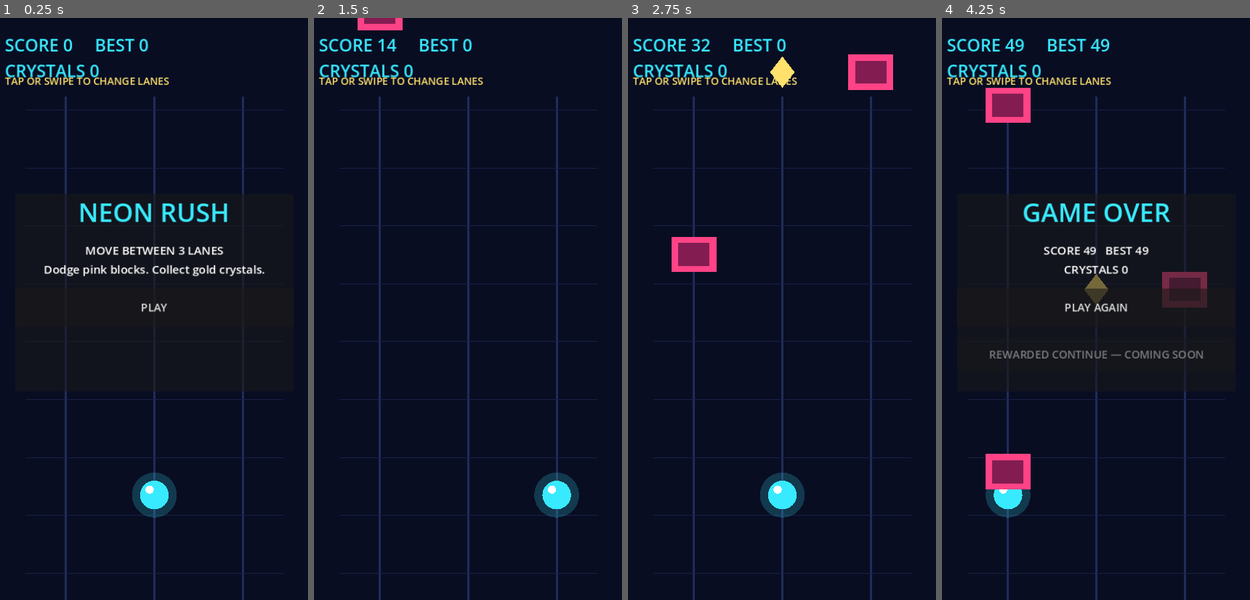
Above: before the commit, frames 1-4 (left to right).
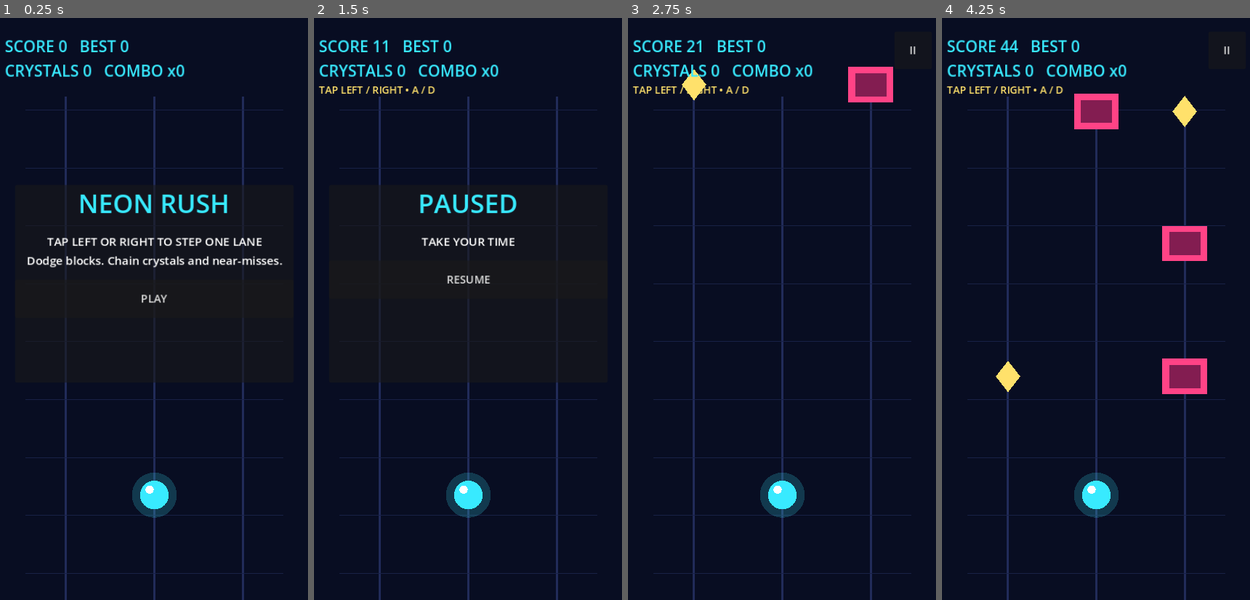
Above: after the commit, the same moments.

Repository: JoshKing15/neon-rush-android
Game: Godot game, scene res://scenes/main.tscn
The game is run twice, just before and just after one commit, with the same random seed, the same clock (stepped at 60 frames per second) and the same inputs.
Inputs (mouse positions are in pixels of both pictures, inside the frame that each line leads up to):
- Up to frame 1 (0.25 s): no input
- Up to frame 2 (1.5 s): click "PLAY" at 0.5 s; click (600, 52) at 1.25 s, where only the run after the commit has a clickable "II"
- Up to frame 3 (2.75 s): click (782, 279) at 2 s, where only the run after the commit has a clickable "RESUME"
- Up to frame 4 (4.25 s): move the mouse to (1166, 279) at 2.77 s; hold D (move_right) 2.78-3.5 s; click (1166, 279) at 2.92 s; drag from (1031, 338) to (1080, 425) at 3.52 s

The runs differ from the first frame. In frame 1, 5.4% of the frame differs, in the area x 1-92%, y 3-65%; in frame 2, 6.2%; in frame 3, 4.1%; in frame 4, 12%, in the area x 1-94%, y 3-86%.

Commit message:
Implement v0.2 safer gameplay, lane controls, patterns and combos

Diff:
--- a/scripts/game.gd
+++ b/scripts/game.gd
@@ -1,6 +1,6 @@
 extends Node2D
-## Neon Rush v0.1: asset-free 3-lane survival game.
-## This prototype does not request or display real advertisements.
+## Neon Rush v0.2 — safer collisions, responsive movement, pattern tiers, combos.
+## Ads are intentionally NOT integrated in this prototype.
 
 const WIDTH := 480.0
 const HEIGHT := 854.0
@@ -11,19 +11,39 @@
 const CYAN := Color("38eaff")
 const PINK := Color("ff4386")
 const GOLD := Color("ffe16b")
-
+const HIT_Y := 35.0
+const HIT_X := 44.0
+const NEAR_X := 145.0
+const MOVE_SPEED := 1800.0
+const ROW_GAP := 190.0
+
+# Every row uses X=block, .=open; C marks a collectible in an open lane.
+# Rows are scheduled sequentially; a path must exist for one-step movement.
+const EASY := [["X.."], [".X."], ["..X"], ["X.C"], ["C.X"]]
+const MEDIUM := [["XX."], ["X.X"], [".XX"], ["X..", ".X."], ["..X", ".X."], [".X.", "X.."]]
+const HARD := [["XX.", ".X.", "X.."], [".XX", "X..", "..X"], ["X.X", ".X.", "X.X"], ["..X", "X..", "..X"]]
+
+var rng := RandomNumberGenerator.new()
+var objects: Array[Dictionary] = []
 var lane := 1
-var objects: Array[Dictionary] = []
-var spawn_clock := 0.0
+var player_x := 240.0
 var elapsed := 0.0
+var spawn_clock := 0.9
 var score_fraction := 0.0
 var score := 0
 var best := 0
 var crystals := 0
+var combo := 0
 var speed := 270.0
 var running := false
+var paused := false
 var game_over := false
 var continued := false
+var retry_lock := 0.0
+var invulnerable := 0.0
+var last_hud := ""
+var last_safe_lane := 1
+var queued_rows: Array[String] = []
 var hud: Label
 var hint: Label
 var overlay: PanelContainer
@@ -31,156 +51,272 @@
 var subtitle_label: Label
 var play_button: Button
 var reward_button: Button
-var rng := RandomNumberGenerator.new()
+var pause_button: Button
 
 func _ready() -> void:
 	rng.randomize()
 	_load_best()
 	_build_ui()
-	_show_menu("NEON RUSH", "MOVE BETWEEN 3 LANES\nDodge pink blocks. Collect gold crystals.", "PLAY")
+	_show_menu("NEON RUSH", "TAP LEFT OR RIGHT TO STEP ONE LANE\nDodge blocks. Chain crystals and near-misses.", "PLAY")
 
 func _build_ui() -> void:
 	var layer := CanvasLayer.new()
 	add_child(layer)
-
 	hud = Label.new()
-	hud.position = Vector2(20, 22)
-	hud.add_theme_font_size_override("font_size", 25)
+	hud.position = Vector2(20, 25)
+	hud.add_theme_font_size_override("font_size", 23)
 	hud.add_theme_color_override("font_color", CYAN)
 	layer.add_child(hud)
 
 	hint = Label.new()
-	hint.position = Vector2(20, 82)
+	hint.position = Vector2(20, 95)
 	hint.add_theme_font_size_override("font_size", 15)
 	hint.add_theme_color_override("font_color", GOLD)
-	hint.text = "TAP OR SWIPE TO CHANGE LANES"
 	layer.add_child(hint)
 
+	pause_button = Button.new()
+	pause_button.text = "II"
+	pause_button.position = Vector2(405, 20)
+	pause_button.custom_minimum_size = Vector2(55, 55)
+	pause_button.pressed.connect(_toggle_pause)
+	pause_button.visible = false
+	layer.add_child(pause_button)
+
 	overlay = PanelContainer.new()
-	overlay.position = Vector2(35, 258)
+	overlay.position = Vector2(35, 245)
 	overlay.custom_minimum_size = Vector2(410, 290)
 	layer.add_child(overlay)
-
 	var stack := VBoxContainer.new()
 	stack.add_theme_constant_override("separation", 16)
 	overlay.add_child(stack)
-
 	title_label = Label.new()
 	title_label.horizontal_alignment = HORIZONTAL_ALIGNMENT_CENTER
 	title_label.add_theme_font_size_override("font_size", 38)
 	title_label.add_theme_color_override("font_color", CYAN)
 	stack.add_child(title_label)
-
 	subtitle_label = Label.new()
 	subtitle_label.horizontal_alignment = HORIZONTAL_ALIGNMENT_CENTER
 	subtitle_label.add_theme_font_size_override("font_size", 17)
 	stack.add_child(subtitle_label)
-
 	play_button = Button.new()
-	play_button.custom_minimum_size.y = 56.0
-	play_button.pressed.connect(start_game)
+	play_button.custom_minimum_size.y = 56
+	play_button.pressed.connect(_primary_action)
 	stack.add_child(play_button)
-
 	reward_button = Button.new()
-	reward_button.text = "REWARDED CONTINUE — COMING SOON"
-	reward_button.custom_minimum_size.y = 50.0
+	reward_button.text = "REWARDED CONTINUE — NOT ENABLED"
 	reward_button.disabled = true
+	reward_button.visible = false
 	stack.add_child(reward_button)
-
 	_refresh_hud()
 
 func _show_menu(heading: String, message: String, action: String) -> void:
 	title_label.text = heading
 	subtitle_label.text = message
 	play_button.text = action
-	reward_button.visible = game_over and not continued
 	overlay.visible = true
+	pause_button.visible = false
+	reward_button.visible = false
+
+func _primary_action() -> void:
+	if retry_lock > 0.0:
+		return
+	if paused:
+		_resume()
+	else:
+		start_game()
 
 func start_game() -> void:
 	lane = 1
+	player_x = LANES[lane]
+	last_safe_lane = 1
 	objects.clear()
-	spawn_clock = 0.8
+	queued_rows.clear()
 	elapsed = 0.0
+	spawn_clock = 0.9
 	score_fraction = 0.0
 	score = 0
 	crystals = 0
+	combo = 0
 	speed = 270.0
 	running = true
+	paused = false
 	game_over = false
 	continued = false
-	hint.text = "TAP OR SWIPE TO CHANGE LANES"
+	invulnerable = 0.0
+	retry_lock = 0.0
+	hint.text = "TAP LEFT / RIGHT • A / D"
 	overlay.visible = false
+	pause_button.visible = true
 	_refresh_hud()
 	queue_redraw()
 
 func _process(delta: float) -> void:
-	if not running:
-		return
-
-	elapsed += delta
-	score_fraction += delta * 15.0
+	if retry_lock > 0.0:
+		retry_lock = maxf(0.0, retry_lock - delta)
+		if retry_lock <= 0.0 and game_over:
+			play_button.disabled = false
+	if not running or paused:
+		return
+
+	# Cap simulation delta to avoid collision tunnelling and huge resume jumps.
+	var dt := minf(delta, 0.05)
+	elapsed += dt
+	invulnerable = maxf(0.0, invulnerable - dt)
+	player_x = move_toward(player_x, LANES[lane], MOVE_SPEED * dt)
+	score_fraction += dt * (15.0 + float(mini(combo, 10)))
 	var gained := int(floor(score_fraction))
 	if gained > 0:
 		score += gained
 		score_fraction -= float(gained)
 
-	speed = minf(690.0, 270.0 + elapsed * 9.0)
-	spawn_clock -= delta
+	# Speed rises with time; later tiers introduce more difficult patterns.
+	speed = minf(680.0, 270.0 + elapsed * 7.0)
+	spawn_clock -= dt
 	if spawn_clock <= 0.0:
-		_spawn_wave()
-		spawn_clock = maxf(0.36, 0.95 - elapsed * 0.012)
+		_spawn_row()
+		# Maintain a fixed spatial gap so high speeds do not make patterns impossible.
+		spawn_clock = ROW_GAP / speed
 
 	for i in range(objects.size() - 1, -1, -1):
 		var obj: Dictionary = objects[i]
-		obj["y"] = float(obj["y"]) + speed * delta
-		objects[i] = obj
-		if absf(float(obj["y"]) - PLAYER_Y) < 35.0 and int(obj["lane"]) == lane:
-			if obj["kind"] == "block":
-				_end_game()
-				break
-			else:
-				crystals += 1
-				score += 50
-				objects.remove_at(i)
-		elif float(obj["y"]) > HEIGHT + 70.0:
+		var previous_y: float = float(obj["y"])
+		var next_y: float = previous_y + speed * dt
+		obj["y"] = next_y
+		var crosses := previous_y <= PLAYER_Y + HIT_Y and next_y >= PLAYER_Y - HIT_Y
+		var dx := absf(player_x - LANES[int(obj["lane"])])
+		if crosses and obj["kind"] == "block" and dx <= HIT_X and invulnerable <= 0.0:
+			objects[i] = obj
+			_end_game()
+			break
+		if crosses and obj["kind"] == "crystal" and dx <= HIT_X:
+			crystals += 1
+			combo += 1
+			score += 50 * mini(combo, 5)
+			hint.text = "CRYSTAL COMBO x%d" % mini(combo, 5)
 			objects.remove_at(i)
+			continue
+		if previous_y <= PLAYER_Y and next_y > PLAYER_Y and obj["kind"] == "block" and not bool(obj.get("near", false)):
+			if dx > HIT_X and dx <= NEAR_X:
+				obj["near"] = true
+				combo += 1
+				score += 25 * mini(combo, 5)
+				hint.text = "NEAR MISS! COMBO x%d" % mini(combo, 5)
+		if next_y > HEIGHT + 70.0:
+			objects.remove_at(i)
+		else:
+			objects[i] = obj
 
 	_refresh_hud()
 	queue_redraw()
 
-func _spawn_wave() -> void:
-	# One obstacle per wave guarantees two safe lanes.
-	var blocked := rng.randi_range(0, 2)
-	objects.append({"lane": blocked, "y": -50.0, "kind": "block"})
-	if rng.randf() < 0.7:
-		var crystal_lane := (blocked + rng.randi_range(1, 2)) % 3
-		objects.append({"lane": crystal_lane, "y": -50.0, "kind": "crystal"})
+func _spawn_row() -> void:
+	if queued_rows.is_empty():
+		var tier := 0
+		if elapsed >= 60.0:
+			tier = 2
+		elif elapsed >= 25.0:
+			tier = 1
+		var patterns: Array = EASY if tier == 0 else (MEDIUM if tier == 1 else HARD)
+		var candidates: Array = []
+		for pattern in patterns:
+			if _pattern_reachable(pattern, last_safe_lane):
+				candidates.append(pattern)
+		if candidates.is_empty():
+			queued_rows.append("...")
+		else:
+			var selected: Array = candidates[rng.randi_range(0, candidates.size() - 1)]
+			for row in selected:
+				queued_rows.append(row)
+	var row: String = queued_rows.pop_front()
+	var safe: Array[int] = []
+	for n in range(3):
+		if row.substr(n, 1) != "X":
+			safe.append(n)
+		else:
+			objects.append({"lane": n, "y": -55.0, "kind": "block", "near": false})
+	# Prefer reachable safe lane closest to previous planned path.
+	var reachable: Array[int] = []
+	for n in safe:
+		if absi(n - last_safe_lane) <= 1:
+			reachable.append(n)
+	if not reachable.is_empty():
+		last_safe_lane = reachable[rng.randi_range(0, reachable.size() - 1)]
+	if safe.size() > 0:
+		var crystal_lane: int = safe[rng.randi_range(0, safe.size() - 1)]
+		if row.contains("C"):
+			crystal_lane = row.find("C")
+		if rng.randf() < 0.75:
+			objects.append({"lane": crystal_lane, "y": -55.0, "kind": "crystal"})
+
+func _pattern_reachable(pattern: Array, initial_lane: int) -> bool:
+	var reachable: Array[int] = [initial_lane]
+	for row in pattern:
+		var next_lanes: Array[int] = []
+		for n in range(3):
+			if row.substr(n, 1) == "X":
+				continue
+			for previous in reachable:
+				if absi(n - previous) <= 1 and not next_lanes.has(n):
+					next_lanes.append(n)
+		if next_lanes.is_empty():
+			return false
+		reachable = next_lanes
+	return true
 
 func _end_game() -> void:
 	running = false
 	game_over = true
+	combo = 0
 	if score > best:
 		best = score
 		_save_best()
 	_show_menu("GAME OVER", "SCORE %d   BEST %d\nCRYSTALS %d" % [score, best, crystals], "PLAY AGAIN")
+	# Prevent a death-time tap from instantly triggering a restart.
+	retry_lock = 0.65
+	play_button.disabled = true
 
 func _refresh_hud() -> void:
-	if hud != null:
-		hud.text = "SCORE %d     BEST %d\nCRYSTALS %d" % [score, best, crystals]
+	var value := "SCORE %d   BEST %d\nCRYSTALS %d   COMBO x%d" % [score, best, crystals, mini(combo, 5)]
+	if hud != null and value != last_hud:
+		hud.text = value
+		last_hud = value
+
+func _toggle_pause() -> void:
+	if paused:
+		_resume()
+	elif running:
+		_pause()
+
+func _pause() -> void:
+	if not running:
+		return
+	paused = true
+	_show_menu("PAUSED", "TAKE YOUR TIME", "RESUME")
+
+func _resume() -> void:
+	paused = false
+	overlay.visible = false
+	pause_button.visible = true
+
+func _notification(what: int) -> void:
+	if what == NOTIFICATION_APPLICATION_PAUSED or what == NOTIFICATION_WM_WINDOW_FOCUS_OUT:
+		if running and not paused:
+			_pause()
 
 func _unhandled_input(event: InputEvent) -> void:
-	if not running:
+	if not running or paused:
 		return
 	if event.is_action_pressed("move_left"):
-		lane = maxi(0, lane - 1)
+		_step(-1)
 	elif event.is_action_pressed("move_right"):
-		lane = mini(2, lane + 1)
+		_step(1)
 	elif event is InputEventScreenTouch and event.pressed:
-		lane = clampi(int(event.position.x / (WIDTH / 3.0)), 0, 2)
-	elif event is InputEventScreenDrag:
-		lane = clampi(int(event.position.x / (WIDTH / 3.0)), 0, 2)
-	elif event is InputEventMouseButton and event.pressed:
-		lane = clampi(int(event.position.x / (WIDTH / 3.0)), 0, 2)
+		_step(-1 if event.position.x < WIDTH * 0.5 else 1)
+	elif event is InputEventMouseButton and event.pressed and not DisplayServer.is_touchscreen_available():
+		_step(-1 if event.position.x < WIDTH * 0.5 else 1)
+
+func _step(direction: int) -> void:
+	lane = clampi(lane + direction, 0, 2)
 
 func _draw() -> void:
 	draw_rect(Rect2(Vector2.ZERO, Vector2(WIDTH, HEIGHT)), BG)
@@ -188,12 +324,9 @@
 		draw_line(Vector2(x, 115), Vector2(x, HEIGHT), Color("212b59"), 3.0)
 	for y in range(135, 854, 85):
 		draw_line(Vector2(50, y), Vector2(430, y), Color("182146"), 1.0)
-
-	var px: float = LANES[lane]
-	draw_circle(Vector2(px, PLAYER_Y), 33.0, Color(0.23, 0.92, 1.0, 0.2))
-	draw_circle(Vector2(px, PLAYER_Y), 21.0, CYAN)
-	draw_circle(Vector2(px - 7, PLAYER_Y - 8), 6.0, Color.WHITE)
-
+	draw_circle(Vector2(player_x, PLAYER_Y), 33.0, Color(0.23, 0.92, 1.0, 0.2))
+	draw_circle(Vector2(player_x, PLAYER_Y), 21.0, CYAN if invulnerable <= 0.0 else GOLD)
+	draw_circle(Vector2(player_x - 7, PLAYER_Y - 8), 6.0, Color.WHITE)
 	for obj in objects:
 		var p := Vector2(LANES[int(obj["lane"])], float(obj["y"]))
 		if obj["kind"] == "block":
@@ -201,10 +334,8 @@
 			draw_rect(Rect2(p - Vector2(23, 17), Vector2(46, 34)), Color("831d51"))
 		else:
 			var diamond := PackedVector2Array([
-				p + Vector2(0, -23),
-				p + Vector2(18, 0),
-				p + Vector2(0, 23),
-				p + Vector2(-18, 0)
+				p + Vector2(0, -23), p + Vector2(18, 0),
+				p + Vector2(0, 23), p + Vector2(-18, 0)
 			])
 			draw_colored_polygon(diamond, GOLD)
 
@@ -220,14 +351,20 @@
 			best = int(file.get_32())
 
 func grant_rewarded_continue() -> void:
-	# Reserved for a future Android plugin's VERIFIED earned-reward callback.
-	# Never call this because an ad opened or closed without a reward.
+	# Future integration: ONLY call after verified reward_earned signal.
 	if not game_over or continued:
 		return
 	continued = true
 	game_over = false
 	running = true
+	paused = false
+	lane = 1
+	player_x = LANES[lane]
+	last_safe_lane = lane
 	objects.clear()
+	queued_rows.clear()
 	spawn_clock = 1.2
+	invulnerable = 2.0
 	hint.text = "SECOND CHANCE!"
 	overlay.visible = false
+	pause_button.visible = true
Not shown, changed: docs/ROADMAP.md
